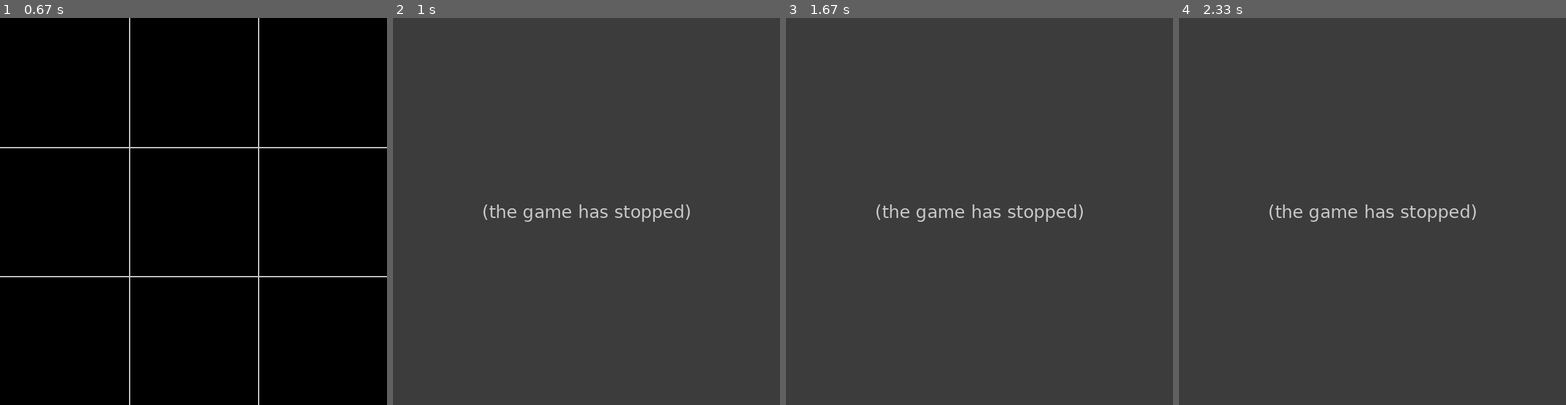
Above: before the commit, frames 1-4 (left to right).
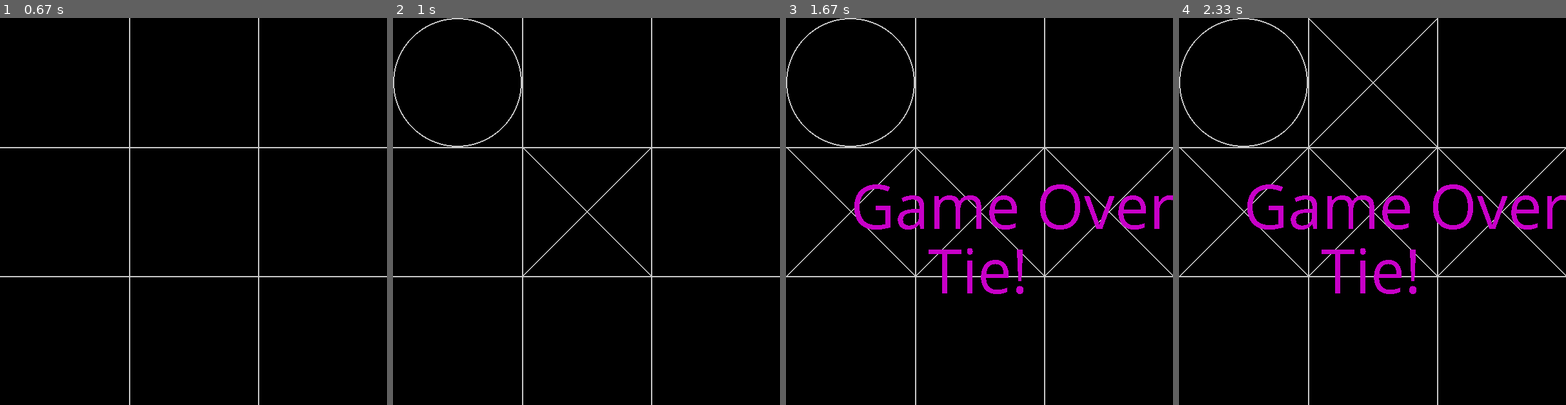
Above: after the commit, the same moments.

Repository: shamelsameer/tictactoe-ai
Game: pygame game, started from pygame-tictactoe.py
Two runs of this game, one before a commit and one after it. Both use one fixed random seed, a clock stepped at 60 frames per second and the inputs below.
Inputs (mouse positions are in pixels of both pictures, inside the frame that each line leads up to):
- Up to frame 1 (0.67 s): press the mouse at (193, 257) at 0.37 s; move the mouse to (185, 180) at 0.47 s; release the mouse at (178, 107) at 0.6 s
- Up to frame 2 (1 s): press the mouse at (586, 257) at 0.7 s; move the mouse to (520, 165) at 0.8 s; release the mouse at (458, 76) at 0.93 s
- Up to frame 3 (1.67 s): press the mouse at (979, 257) at 1.03 s; move the mouse to (905, 172) at 1.13 s; release the mouse at (832, 87) at 1.27 s; click (1056, 215) at 1.38 s
- Up to frame 4 (2.33 s): click (1310, 83) at 1.72 s

Frame 1 is identical in both runs. In frame 2, 100% of the frame differs, in the area x 0-100%, y 0-100%; in frame 3, 100%; in frame 4, 100%.
Error before the commit: NameError: name 'ai' is not defined (pygame-tictactoe.py line 26); the game stopped at 0.7 s (later frames are placeholders)

Commit message:
Update pygame-tictactoe.py

Diff:
--- a/pygame-tictactoe.py
+++ b/pygame-tictactoe.py
@@ -23,7 +23,7 @@
                         x=pygame.mouse.get_pos()[0]//200
                         y=pygame.mouse.get_pos()[1]//200
                         grid.play(x,y, player)
-                        if ai.terminal(grid.matrix):
+                        if minimax.terminal(grid.matrix):
                             grid.draw(surface)
                         else:
                             act =  minimax.minimax(grid.matrix)
